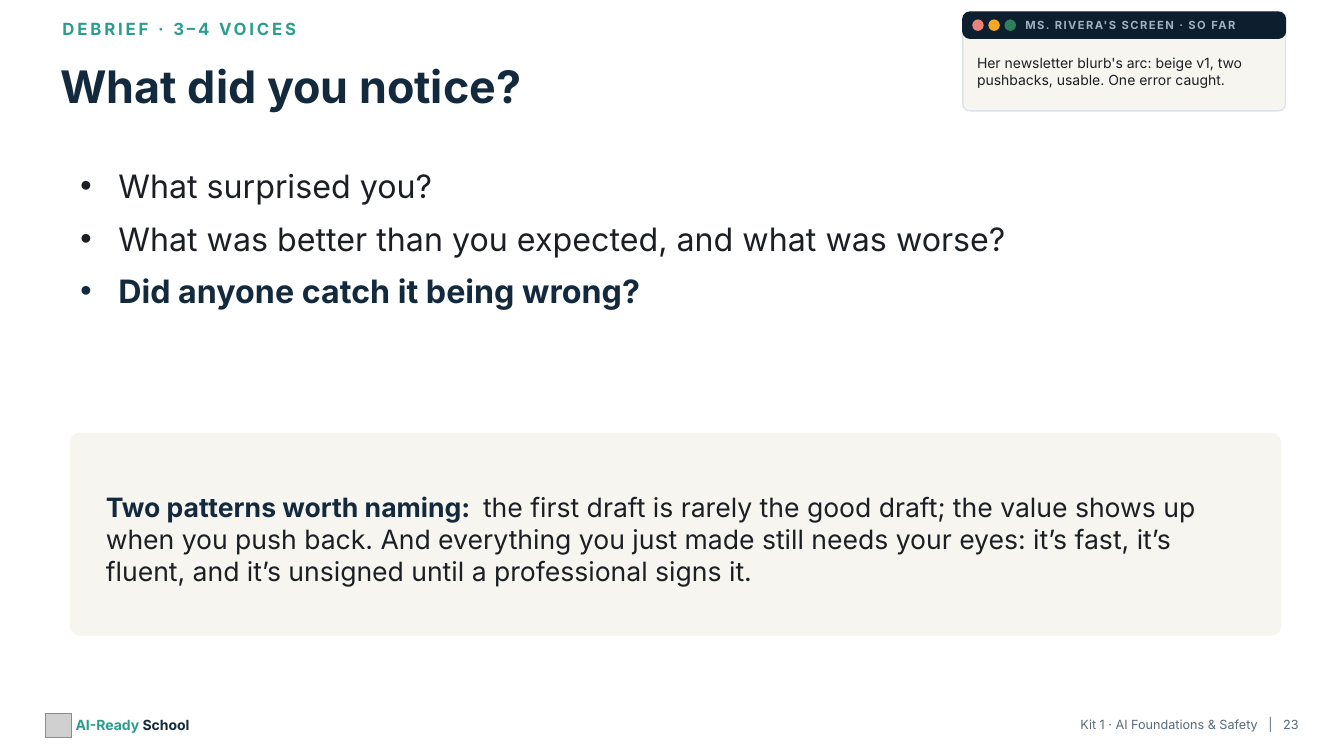
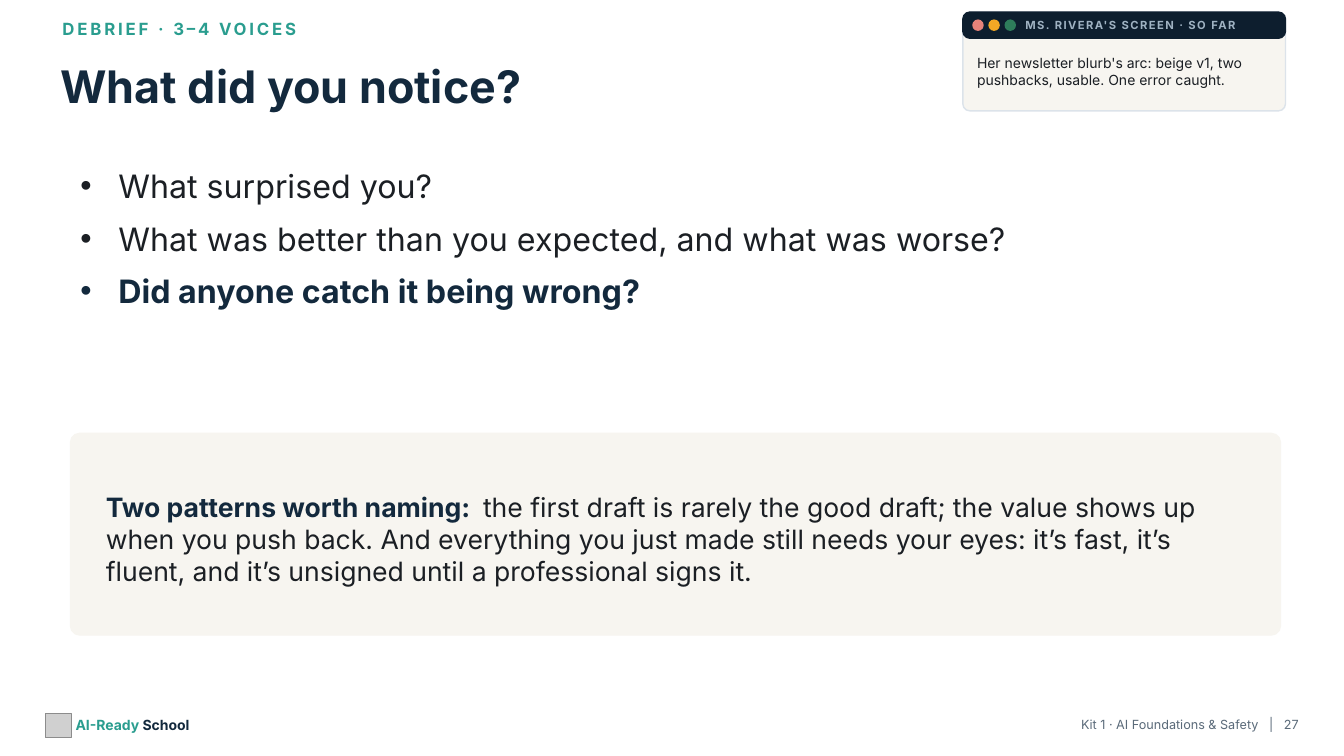
Before and after one commit to aspinozzi1/Ai-School-Ready, a slide deck: slide 27 of kits/kit01-tpt/Kit01_PresentationDeck.pptx (slide 23 before the commit). Drawn at 1344x756 pixels with LibreOffice and Linux fonts; fonts in the diff are those of the drawing; grey boxes stand for pictures. Boxes give left, top, right and bottom in pixels: in the first picture for what was removed or moved away, otherwise in the second. Text is boxed around its words. In the diff, an @@ line names an element or a change of style, - is before the commit and + after.

```diff
--- a/kits/kit01-tpt/Kit01_PresentationDeck.pptx
+++ b/kits/kit01-tpt/Kit01_PresentationDeck.pptx
@@ text at (1081,719,1299,732): text changed @@
-Kit 1 · AI Foundations & Safety | 23
+Kit 1 · AI Foundations & Safety | 27
```
Also in this commit, not shown: 10 other slides changed, 4 slides added, 23 other files.
